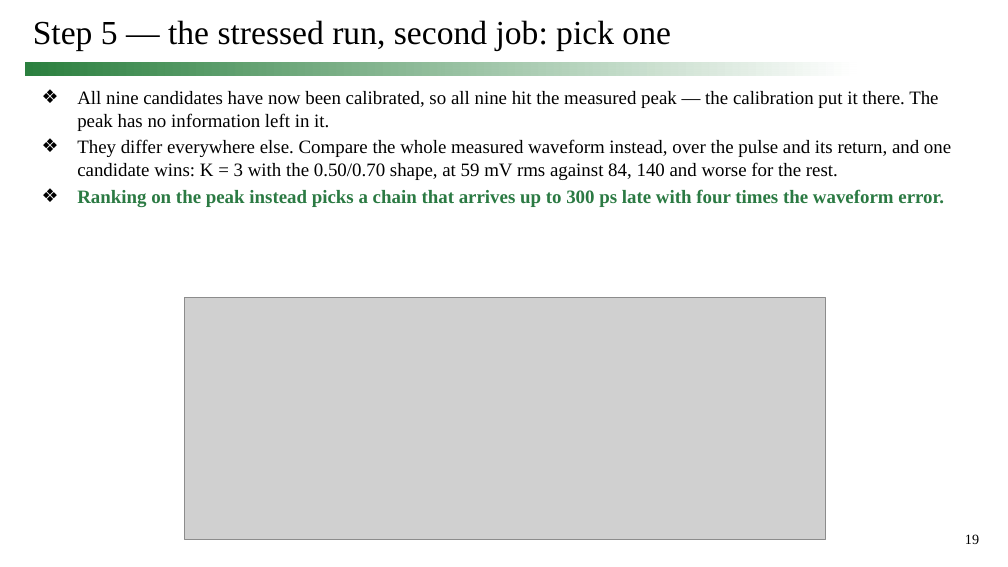
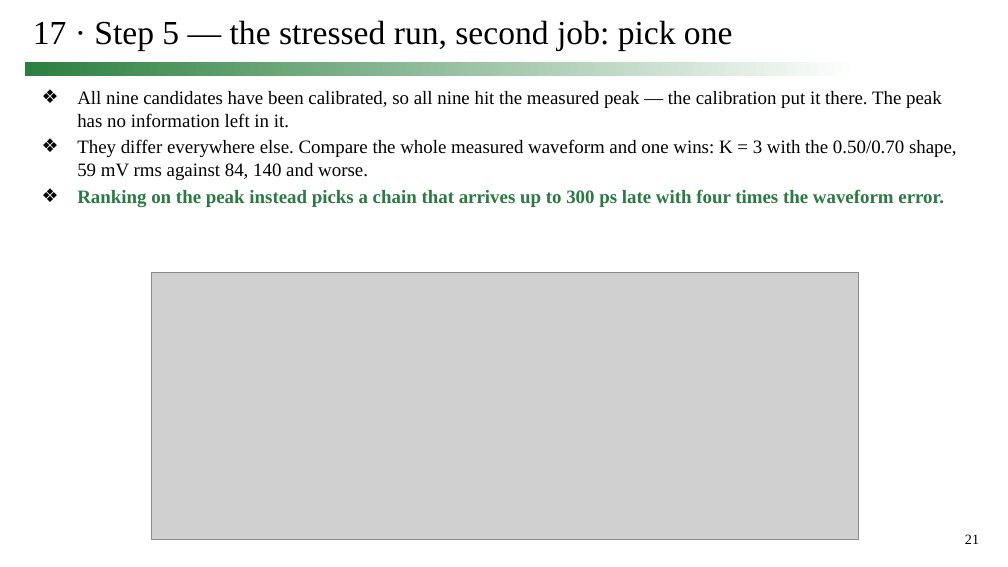
Before and after one commit to simon9721/ibis_comparison, a slide deck: slide 21 of results/meeting_deck_2026-09-24/0924_track1_story.pptx (slide 19 before the commit). Drawn at 1008x567 pixels with LibreOffice and Linux fonts; fonts in the diff are those of the drawing; grey boxes stand for pictures. Boxes give left, top, right and bottom in pixels: in the first picture for what was removed or moved away, otherwise in the second. Text is boxed around its words. In the diff, an @@ line names an element or a change of style, - is before the commit and + after.

```diff
--- a/results/meeting_deck_2026-09-24/0924_track1_story.pptx
+++ b/results/meeting_deck_2026-09-24/0924_track1_story.pptx
@@ title at [33, 20, 732, 51]: text changed @@
-Step 5 — the stressed run, second job: pick one
+17 · Step 5 — the stressed run, second job: pick one
@@ text at [77, 91, 957, 180]: text changed @@
-❖ All nine candidates have now been calibrated, so all nine hit the measured peak — the calibration put it there. The peak has no information left in it.
-❖ They differ everywhere else. Compare the whole measured waveform instead, over the pulse and its return, and one candidate wins: K = 3 with the 0.50/0.70 shape, at 59 mV rms against 84, 140 and worse for the rest.
+❖ All nine candidates have been calibrated, so all nine hit the measured peak — the calibration put it there. The peak has no information left in it.
+❖ They differ everywhere else. Compare the whole measured waveform and one wins: K = 3 with the 0.50/0.70 shape, 59 mV rms against 84, 140 and worse.
@@ picture: place and size @@
-picture at [185, 297, 826, 539]
+picture at [151, 272, 858, 539]
@@ page number at [965, 534, 979, 544]: text changed @@
-19
+21
```
Also in this commit, not shown: 13 other slides changed, 3 slides added, 1 slide removed, 11 other files.
